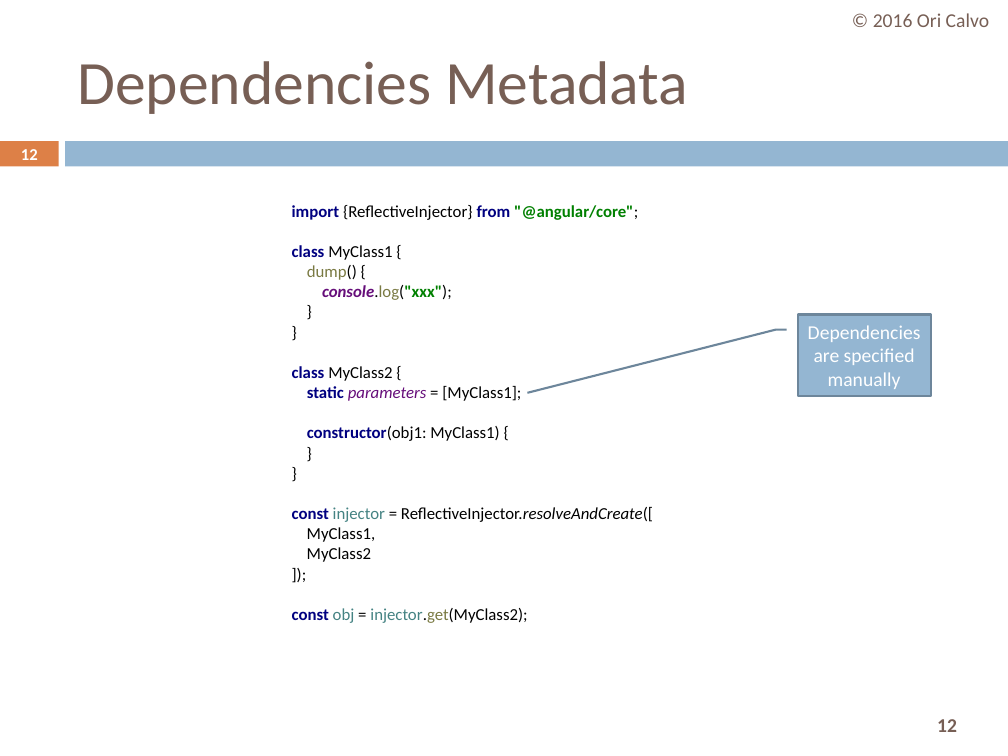
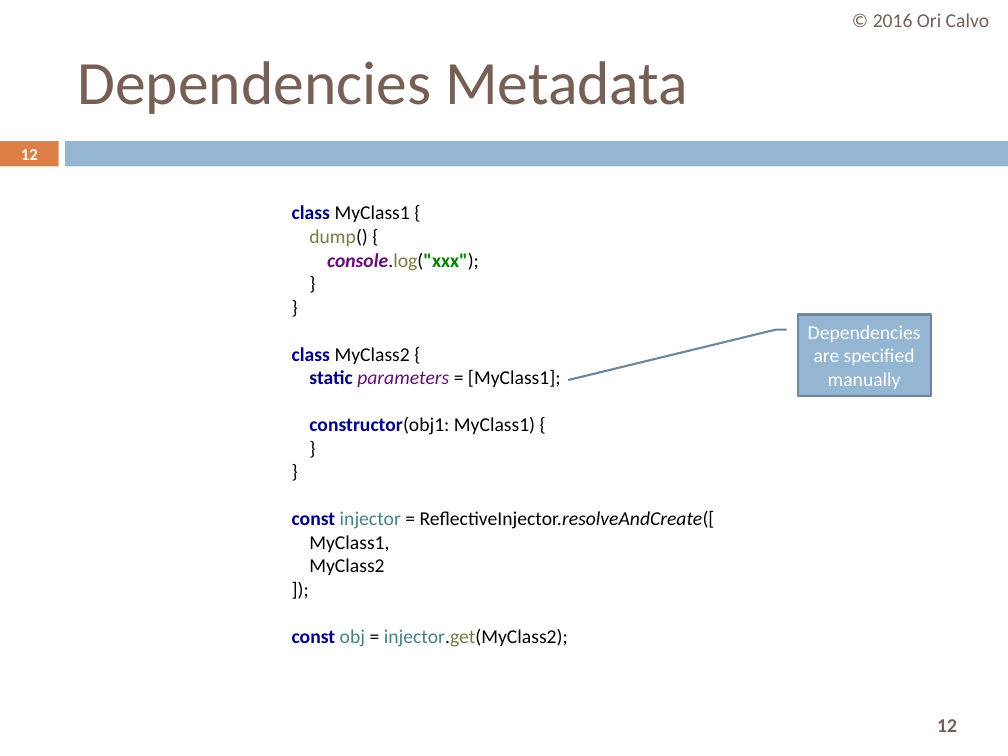
Before and after one commit to oricalvo/course-angular, a slide deck: slide 12 of PPTs/02 Dependency Injection.pptx. Drawn at 1008x756 pixels with LibreOffice and Linux fonts; fonts in the diff are those of the drawing. Boxes give left, top, right and bottom in pixels: in the first picture for what was removed or moved away, otherwise in the second. Text is boxed around its words. In the diff, an @@ line names an element or a change of style, - is before the commit and + after.

```diff
--- a/PPTs/02 Dependency Injection.pptx
+++ b/PPTs/02 Dependency Injection.pptx
@@ text at <box>292,205,715,647</box>: text changed; size 12 to 14 pt @@
-import {ReflectiveInjector} from "@angular/core";
-class MyClass1 {
-dump() {
-console.log("xxx");
-}
-}
-class MyClass2 {
-static parameters = [MyClass1];
-constructor(obj1: MyClass1) {
-}
-}
-const injector = ReflectiveInjector.resolveAndCreate([
-MyClass1,
-MyClass2
-]);
-const obj = injector.get(MyClass2);
+class MyClass1 {
+dump() {
+console.log("xxx");
+}
+}
+class MyClass2 {
+static parameters = [MyClass1];
+constructor(obj1: MyClass1) {
+}
+}
+const injector = ReflectiveInjector.resolveAndCreate([
+MyClass1,
+MyClass2
+]);
+const obj = injector.get(MyClass2);
```
Also in this commit, not shown: 11 other slides changed, 5 other files.
